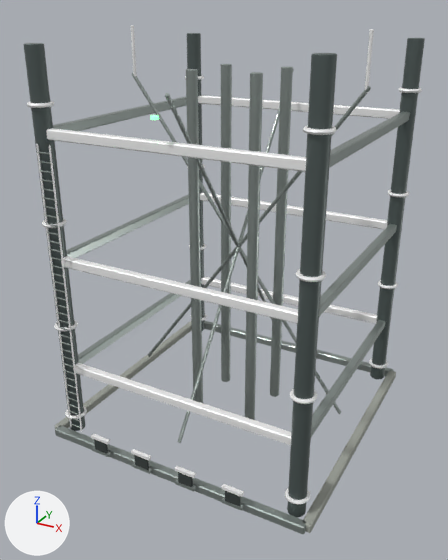
What one commit did to the glTF model assets/models/ascent_spire.glb.
Before and after are seen from a camera (50 mm lens) standing at (11.1, -21.4, 16.9) and looking at (-0.2, -1.0, 6.6). Lighting does not change. The marker at lower left points along +X, +Y and +Z. The picture after the commit comes second. Where no turn or scale is listed for an object, it has been applied to the vertices. Vertices at exactly the same position are counted once.

Objects in the first picture: 'Main_Body' and 1 more.
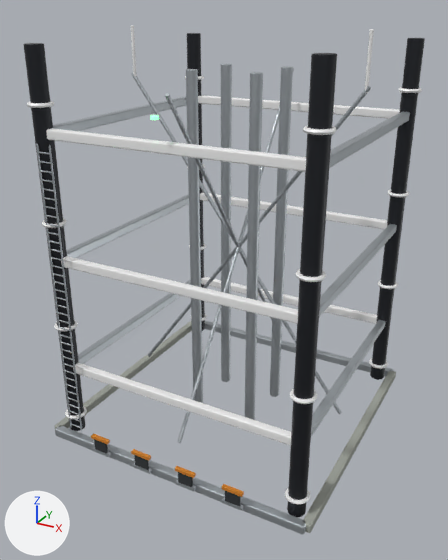
Where the change shows, as pixel boxes [x1, y1, x2, y2] in the pictures (448 x 560 px):
'Main_Body', recoloured, surface changed, reshaped: before [23, 25, 425, 534]; after [23, 25, 425, 535]
part 1 of me_cylinder_300, built on: before [46, 76, 410, 445]; after [24, 25, 425, 535]
part 2 of me_cylinder_300, recoloured: [91, 433, 244, 497] in both

The edits, one by one:
Material 'Steel' (mat_steel) changes colour from grey #9ea8a4 to light grey #b8bfc4; in linear values from (0.34, 0.39, 0.37) to (0.48, 0.52, 0.55).
In material 'Steel' (mat_steel), roughness goes from 0.36 to 0.45.
Material 'Paint_Dark' (mat_paint_dark) changes colour from dark grey #5b6765 to dark grey #2c2f34; in linear values from (0.105, 0.135, 0.13) to (0.025, 0.028, 0.034).
Material 'Paint_Orange' (mat_paint_orange) is new.
Its base color is (0.78, 0.27, 0.025) (orange #e58e2c).
Its metallic is 0.3.
Its roughness is 0.45.
me_cylinder_300 is used by ob_main_body; location (-4.8, 0.0, 15.2).
me_cylinder_300 had 7504 vertices, 14672 faces and spanned x -1.1..10.7, y -6.1..5.9, z -15.1..1.0.
me_cylinder_300 now has 14288 vertices, 28240 faces and spans x -1.1..10.7, y -6.1..5.9, z -15.1..1.0.
me_cylinder_300 part 1: 218 vertices moved within x -0.4..10.0, y -5.5..5.2, z -14.8..1.0; 96 vertices removed from x -0.5..10.1, y -5.3..5.3, z -12.0..-2.3; 6880 vertices added at x -1.1..10.7, y -5.9..5.9, z -15.1..1.0.
me_cylinder_300 part 2: 48 faces spanning x 1.4..8.2, y -6.1..-6.0, z -14.2..-14.1 switch from mat_hazard (white #ffffff) to mat_paint_orange (orange #e58e2c).
